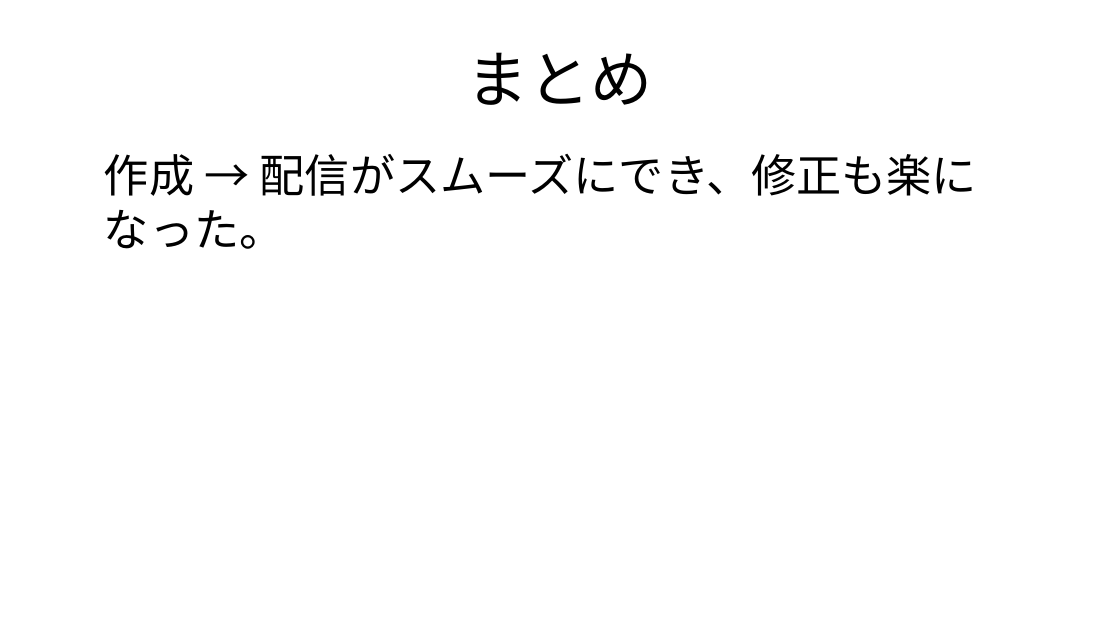
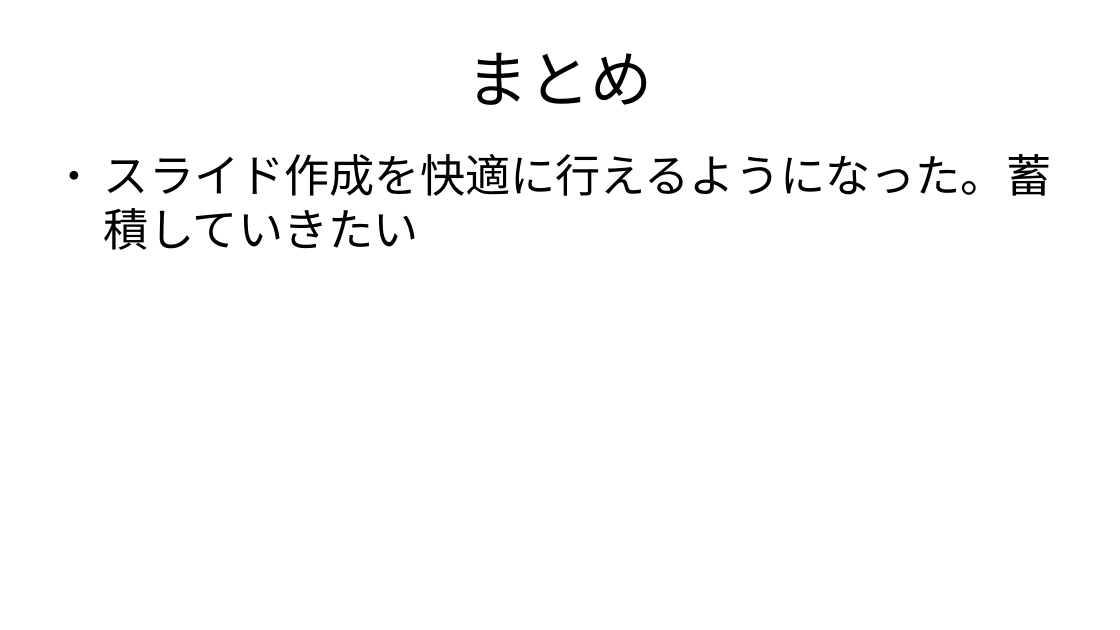
Before and after one commit to kijimaD/roam-ui, a slide deck: slide 11 of pages/pdfs/20250201_slide.odp (slide 12 before the commit). Drawn at 1120x630 pixels with LibreOffice and Linux fonts; fonts in the diff are those of the drawing. Boxes give left, top, right and bottom in pixels: in the first picture for what was removed or moved away, otherwise in the second. Text is boxed around its words. In the diff, an @@ line names an element or a change of style, - is before the commit and + after.

```diff
--- a/pages/pdfs/20250201_slide.odp
+++ b/pages/pdfs/20250201_slide.odp
@@ text at <box>104,154,1051,250</box>: text changed @@
-作成 → 配信がスムーズにでき、修正も楽になった。
+● スライド作成を快適に行えるようになった。蓄積していきたい
```
Also in this commit, not shown: 8 other slides changed, 1 slide added, 2 slides removed, 2 other files.
